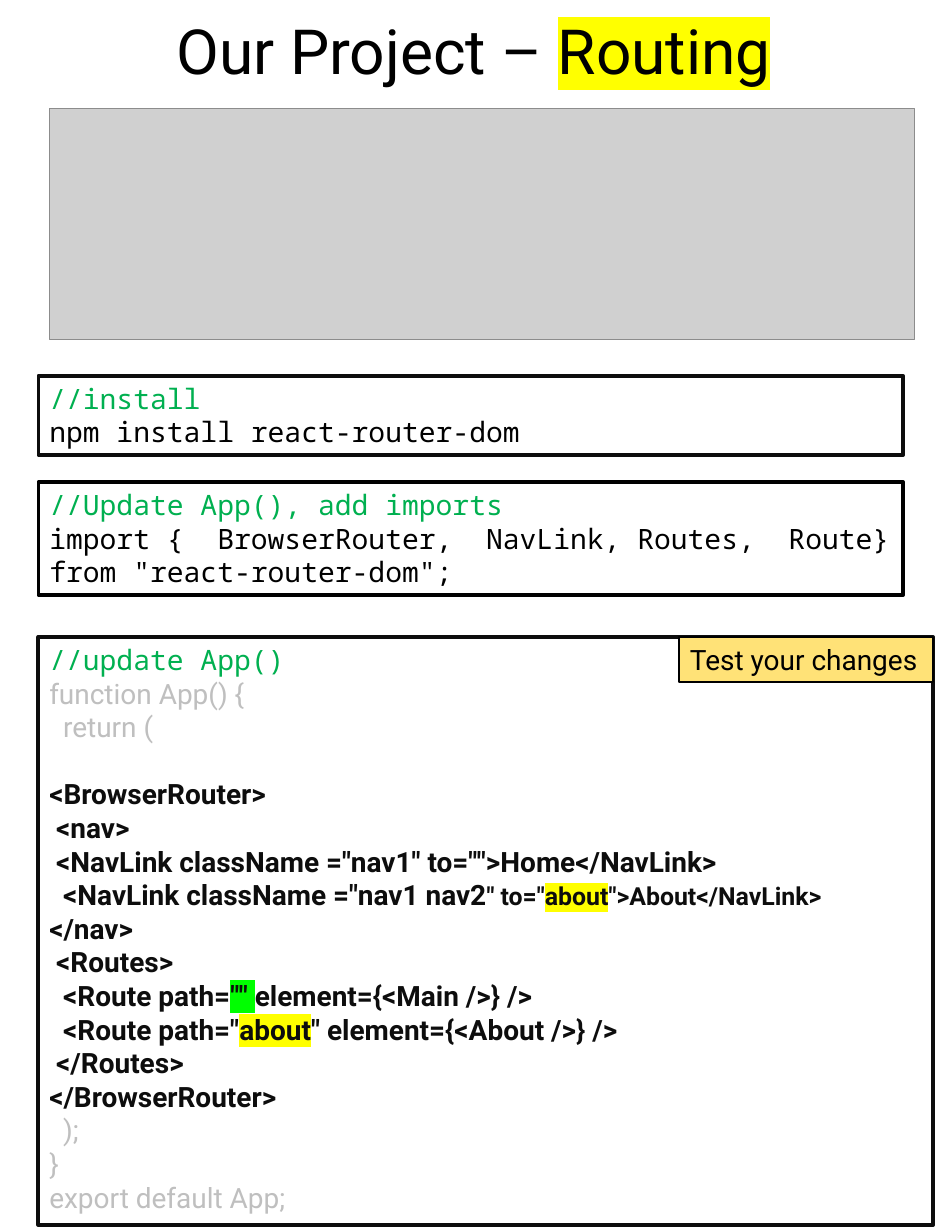
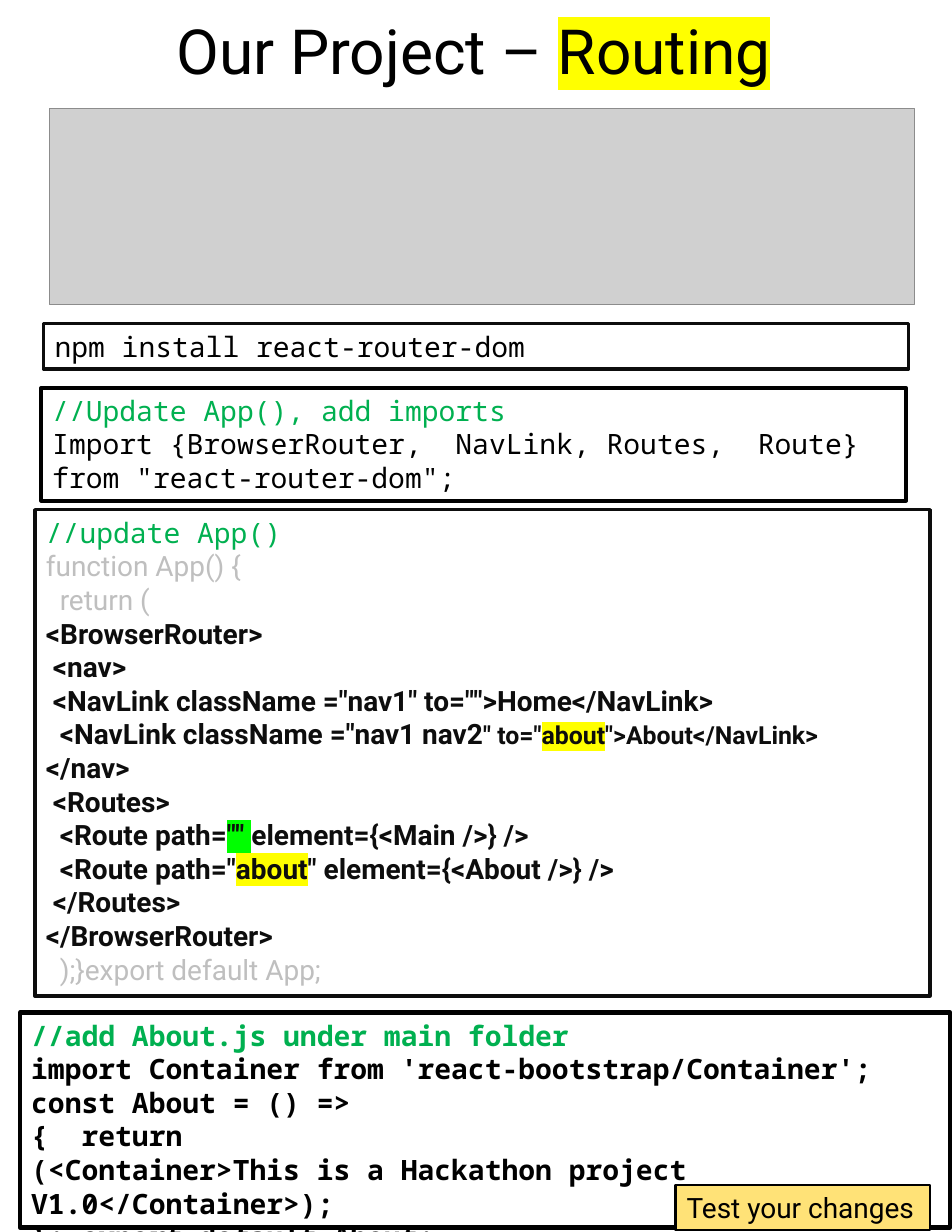
Before and after one commit to scorpion0511/mytracker, a slide deck: slide 61 of doc/React.pptx (slide 62 before the commit). Drawn at 952x1232 pixels with LibreOffice and Linux fonts; fonts in the diff are those of the drawing; grey boxes stand for pictures. Boxes give left, top, right and bottom in pixels: in the first picture for what was removed or moved away, otherwise in the second. Text is boxed around its words. In the diff, an @@ line names an element or a change of style, - is before the commit and + after.

```diff
--- a/doc/React.pptx
+++ b/doc/React.pptx
@@ picture resized from (x1=49, y1=109, x2=914, y2=340) to (x1=49, y1=109, x2=914, y2=306) @@
@@ rectangle "npm install react-router-dom" resized from (x1=38, y1=376, x2=903, y2=456) to (x1=44, y1=324, x2=908, y2=368) @@
@@ text in rectangle at (x1=55, y1=335, x2=525, y2=364): text changed @@
-//install
-npm install react-router-dom
+npm install react-router-dom
@@ rectangle "//Update App(), add imports" moved from (x1=38, y1=482, x2=903, y2=595) to (x1=41, y1=388, x2=906, y2=501) @@
@@ text in rectangle at (x1=52, y1=432, x2=725, y2=492): text changed @@
-import { BrowserRouter, NavLink, Routes, Route} from "react-router-dom";
+Import {BrowserRouter, NavLink, Routes, Route} from "react-router-dom";
@@ rectangle "//update App()" resized from (x1=38, y1=637, x2=933, y2=1225) to (x1=35, y1=510, x2=930, y2=996) @@
@@ text in rectangle at (x1=60, y1=958, x2=321, y2=986): text changed @@
-);
-}
-export default App;
+);}export default App;
@@ rectangle added at (x1=20, y1=1012, x2=950, y2=1228), outline #000000 3 pt, 18 pt, text #000000, bold @@
+//add About.js under main folder
+import Container from 'react-bootstrap/Container';
+const About = () =>
+{ return
+(<Container>This is a Hackathon project V1.0</Container>);
+}; export default About;
@@ rectangle "Test your changes" moved from (x1=679, y1=637, x2=933, y2=682) to (x1=675, y1=1185, x2=930, y2=1230) @@
```
Also in this commit, not shown: 2 other slides changed, 2 slides added, 1 slide removed.
